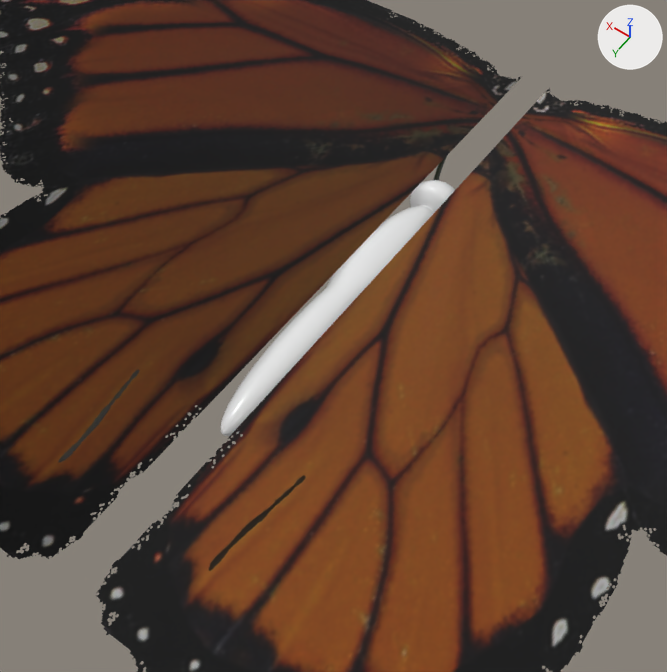
The glTF model src/assets/butterflyD.glb: old version first, new version second.
Rendered twice from a camera (50 mm lens) standing at (-1.62, 3.57, 4.14) and looking at (-0.01, 1.31, 0.59). Arrows for +X, +Y and +Z are at upper right; the lights stay in place. Where no turn or scale is listed for an object, it has been applied to the vertices.

In view in the first picture: 'Wings', 'antennae_left', 'body'.
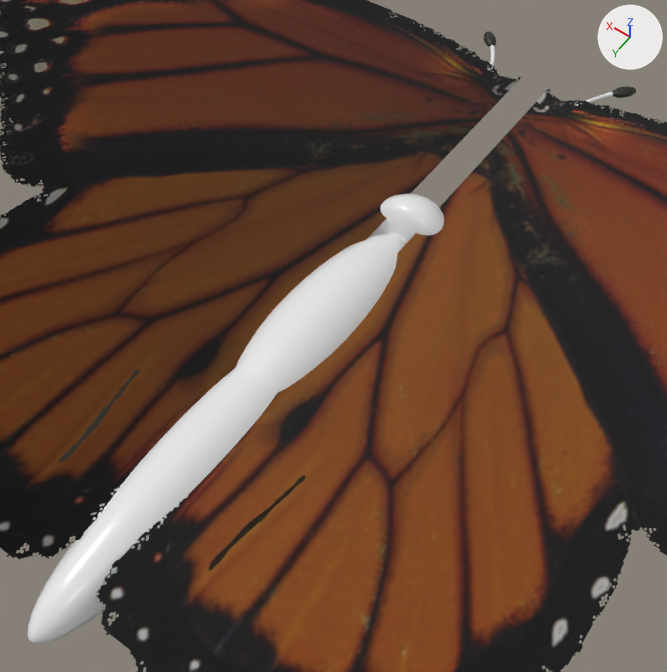
The change in detail:
Material 'None.003' (mat_none_003) is new.
Its base color is (0.8, 0.8, 0.8) (white #e7e7e7).
Its roughness is 0.255.
Material 'None.002' (mat_none_002) is new.
Its base color is (0.8, 0.8, 0.8) (white #e7e7e7).
Its roughness is 0.255.
Mesh me_beziercurve_002_1 is new.
It has 1512 vertices, 2916 faces and spans x -0.0314..-0.0053, y -0.0008..0.0008, z -0.074..0.0011.
It uses material mat_none_003 (white #e7e7e7).
Mesh me_beziercurve_001_1 is new.
It has 1512 vertices, 2916 faces and spans x 0.076..0.419, y -1.442..0.02, z -0.012..0.012.
It uses material mat_none_002 (white #e7e7e7).
Object 'antennae_left' (ob_antennae_left) is deleted.
Object 'bulb_left' (ob_bulb_left) moves from (0.345, -0.243, 0.799) to (0.446, -0.959, 0.813).
Object 'bulb_right' (ob_bulb_right) moves from (-0.334, -0.259, 0.799) to (-0.433, -0.959, 0.813).
Object 'body' (ob_body) moves from (0.0, 1.25, 0.729) to (0.0, 1.926, 0.729).
Object 'body' (ob_body) is rescaled from (4.81, 4.81, 4.81) to (7.21, 7.21, 7.21).
Object 'ant-1' (ob_ant_1) is new; it shows me_beziercurve_002_1.
Its location is (0.008, 0.496, 0.81).
Its rotation in degrees is (-90, 0, 1.3).
Its scale is (14.4, -14.4, 19.3).
Object 'ant-2' (ob_ant_2) is new; it shows me_beziercurve_001_1.
Its location is (0.008, 0.496, 0.81).

What differs and where, as boxes (x1, y1, x2, y2) in the pictures (667 x 672 px):
'body', moved, rescaled (77% wider, 75% taller)
    before: (221, 180, 455, 436)
    after: (28, 194, 444, 644)
'bulb_right', moved (not visible before)
    after: (612, 86, 636, 98)
'bulb_left', moved (not visible before)
    after: (484, 31, 496, 47)
'ant-1', added
    after: (575, 92, 613, 106)
'antennae_left', deleted
    before: (434, 156, 447, 180)
'ant-2', added
    after: (488, 45, 495, 71)
